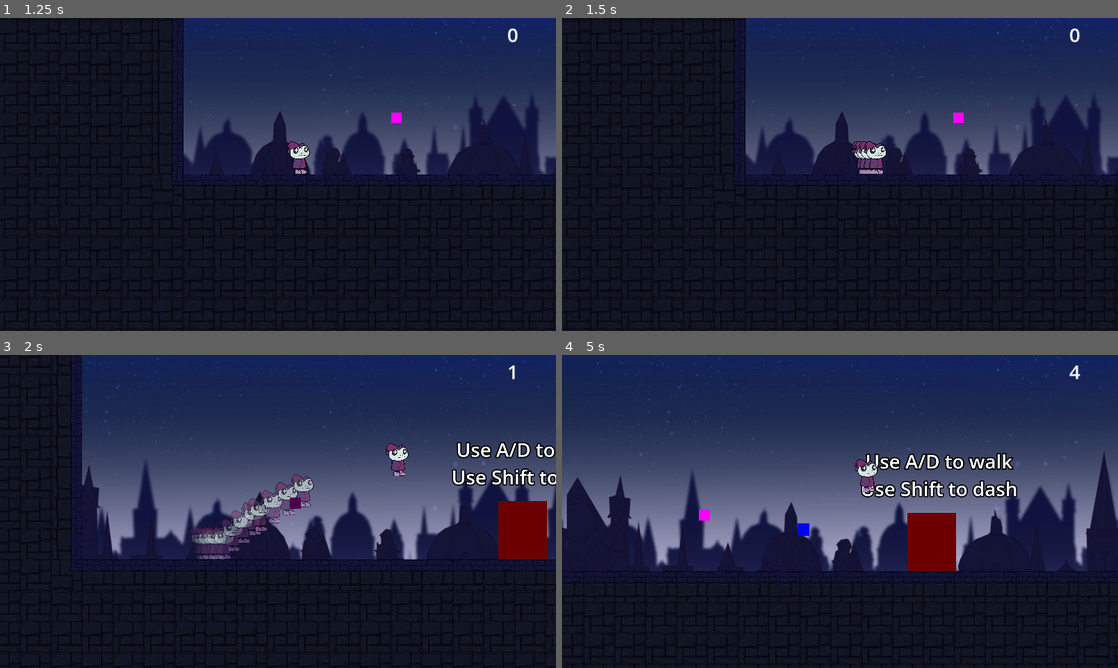
Above: before the commit, frames 1-4 (two rows, left to right).
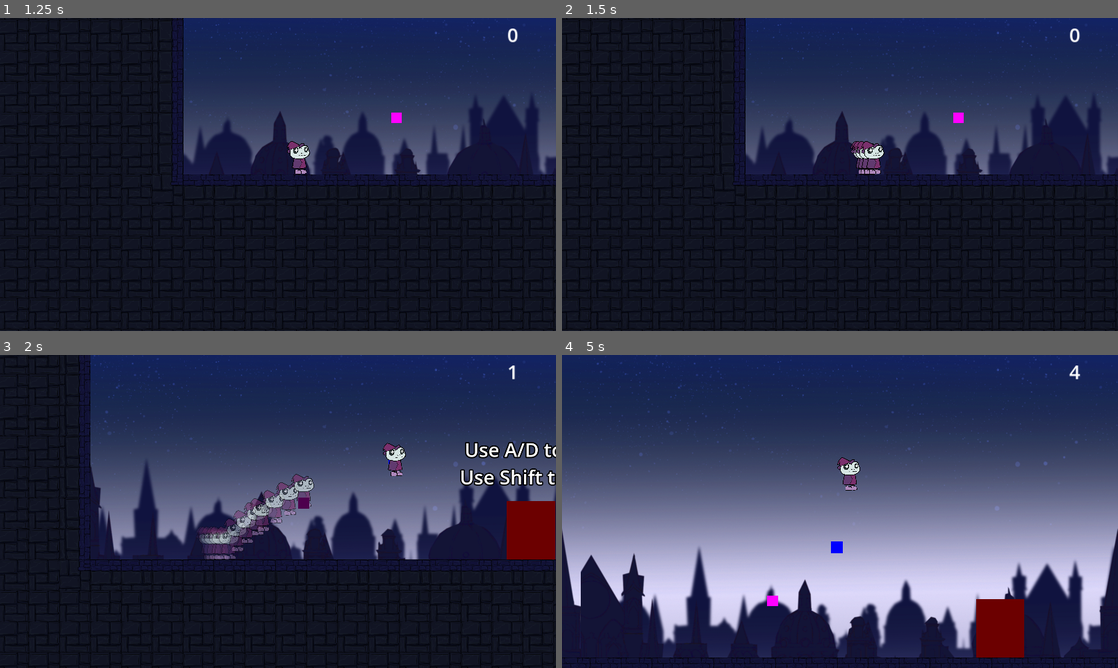
Above: after the commit, the same moments.

Repository: DerBrotDoktor/Frogoth
Game: Godot game, scene res://scenes/main/main.tscn
Same seed, same stepped clock (60 frames per second), same inputs: the game is played once before the commit and once after it.
Inputs:
- Up to frame 1 (1.25 s): click "Start" at 0.5 s
- Up to frame 2 (1.5 s): tap Enter at 1.25 s; hold D (right) from 1.28 s (still down); tap Shift (dash) at 1.35 s
- Up to frame 3 (2 s): keep holding D (right); tap Space (jump) at 1.52 s
- Up to frame 4 (5 s): tap Shift (dash) at 2.1, 3.05, 3.6, 4.35 s; tap Space (jump) at 2.27, 3.77, 4.52 s; release D (right) at 2.78 s; hold A (left) 2.78-3.53 s; tap F (discrad_shape) at 2.85 s; hold D (right) from 3.53 s (still down)

Frame 1 is identical in both runs. In frame 2, 0.3% of the frame differs, in the area x 51-59%, y 39-50%; in frame 3, 6.5%; in frame 4, 41%, in the area x 0-100%, y 31-100%.

Commit message:
Fixed: dash

Diff:
--- a/scenes/player/player.gd
+++ b/scenes/player/player.gd
@@ -163,6 +163,7 @@
 		die()
 
 func dash():
+	velocity = Vector2.ZERO
 	var input_x = Input.get_action_strength("right") - Input.get_action_strength("left")
 	var input_y = Input.get_action_strength("down") - Input.get_action_strength("up")
 	dash_direction = Vector2(input_x, input_y).normalized()
@@ -189,7 +190,6 @@
 	try_place_orb()
 
 func take_damage(damage):
-	return
 	if current_health > 1:
 		$Camera.shake()
 		$PlayerAnimation.play("hit_player_animation")
